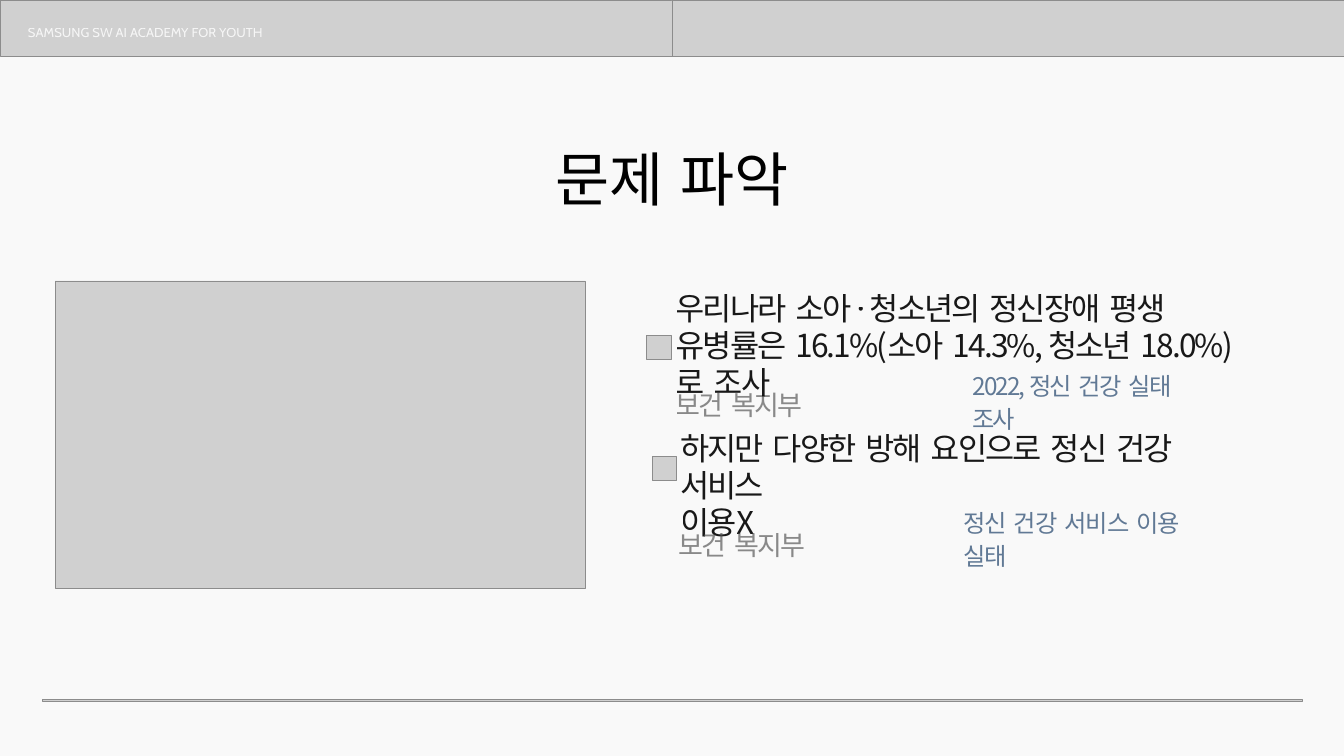
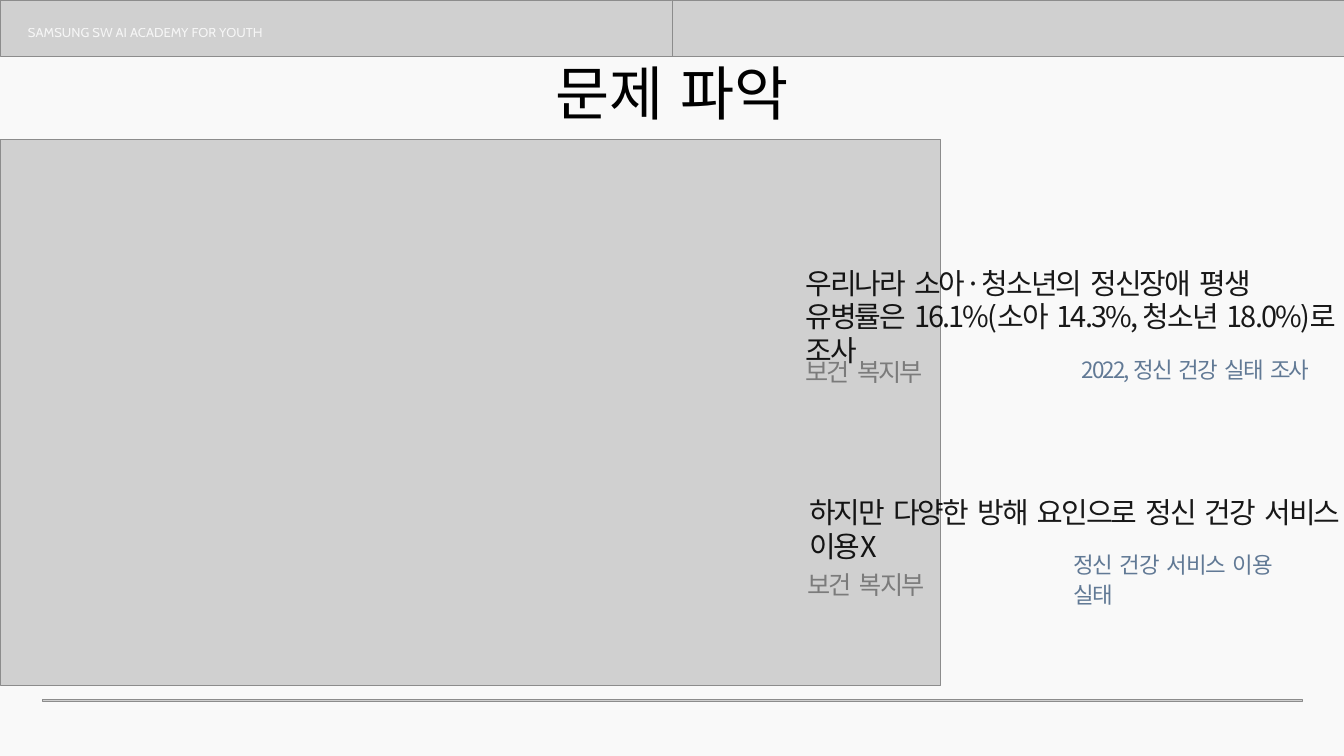
Before and after one commit to seok0205/MaumCanvas, a slide deck: slide 3 of docs/13기_공통PJT_중간발표_E108_마음캔버스.pptx (slide 4 before the commit). Drawn at 1344x756 pixels with LibreOffice and Linux fonts; fonts in the diff are those of the drawing; grey boxes stand for pictures. Boxes give left, top, right and bottom in pixels: in the first picture for what was removed or moved away, otherwise in the second. Text is boxed around its words. In the diff, an @@ line names an element or a change of style, - is before the commit and + after.

```diff
--- a/docs/13기_공통PJT_중간발표_E108_마음캔버스.pptx
+++ b/docs/13기_공통PJT_중간발표_E108_마음캔버스.pptx
@@ text "문제 파악" rewrapped from box(556, 152, 788, 206) to box(556, 55, 788, 120) @@
@@ picture: place and size @@
-picture at box(55, 281, 585, 588)
+picture at box(0, 139, 941, 685)
@@ text "우리나라 소아·청소년의 정신장애 평생 유병률은 ...": place and size @@
-text "우리나라 소아·청소년의 정신장애 평생 유병률은 ..." at box(676, 294, 1233, 403)
+text "우리나라 소아·청소년의 정신장애 평생 유병률은 ..." at box(805, 265, 1337, 369)
@@ text "우리나라 소아·청소년의 정신장애 평생 유병률은 ..." at box(805, 265, 1337, 369): size 34 to 31 pt @@
@@ picture removed at box(646, 335, 671, 360) @@
@@ text "보건 복지부": place and size @@
-text "보건 복지부" at box(676, 387, 802, 417)
+text "보건 복지부" at box(805, 356, 923, 383)
@@ text "보건 복지부" at box(805, 356, 923, 383): size 29 to 27 pt @@
@@ text "2022, 정신 건강 실태 조사": place and size @@
-text "2022, 정신 건강 실태 조사" at box(973, 375, 1172, 430)
+text "2022, 정신 건강 실태 조사" at box(1082, 359, 1309, 382)
@@ text "2022, 정신 건강 실태 조사" at box(1082, 359, 1309, 382): size 26 to 24 pt @@
@@ picture removed at box(653, 456, 677, 480) @@
@@ text "하지만 다양한 방해 요인으로 정신 ..." at box(809, 494, 1340, 560): size 34 to 31 pt @@
@@ text "하지만 다양한 방해 요인으로 정신 ...": place and size @@
-text "하지만 다양한 방해 요인으로 정신 ..." at box(680, 428, 1172, 543)
+text "하지만 다양한 방해 요인으로 정신 ..." at box(809, 494, 1340, 560)
@@ text "보건 복지부" at box(807, 573, 925, 596): size 29 to 27 pt @@
@@ text "보건 복지부": place and size @@
-text "보건 복지부" at box(679, 528, 805, 557)
+text "보건 복지부" at box(807, 573, 925, 596)
@@ text "정신 건강 서비스 이용 실태" at box(1073, 554, 1273, 605): size 26 to 24 pt @@
@@ text "정신 건강 서비스 이용 실태": place and size @@
-text "정신 건강 서비스 이용 실태" at box(963, 512, 1180, 567)
+text "정신 건강 서비스 이용 실태" at box(1073, 554, 1273, 605)
```
Also in this commit, not shown: 17 other slides changed, 5 slides added, 1 slide removed.
